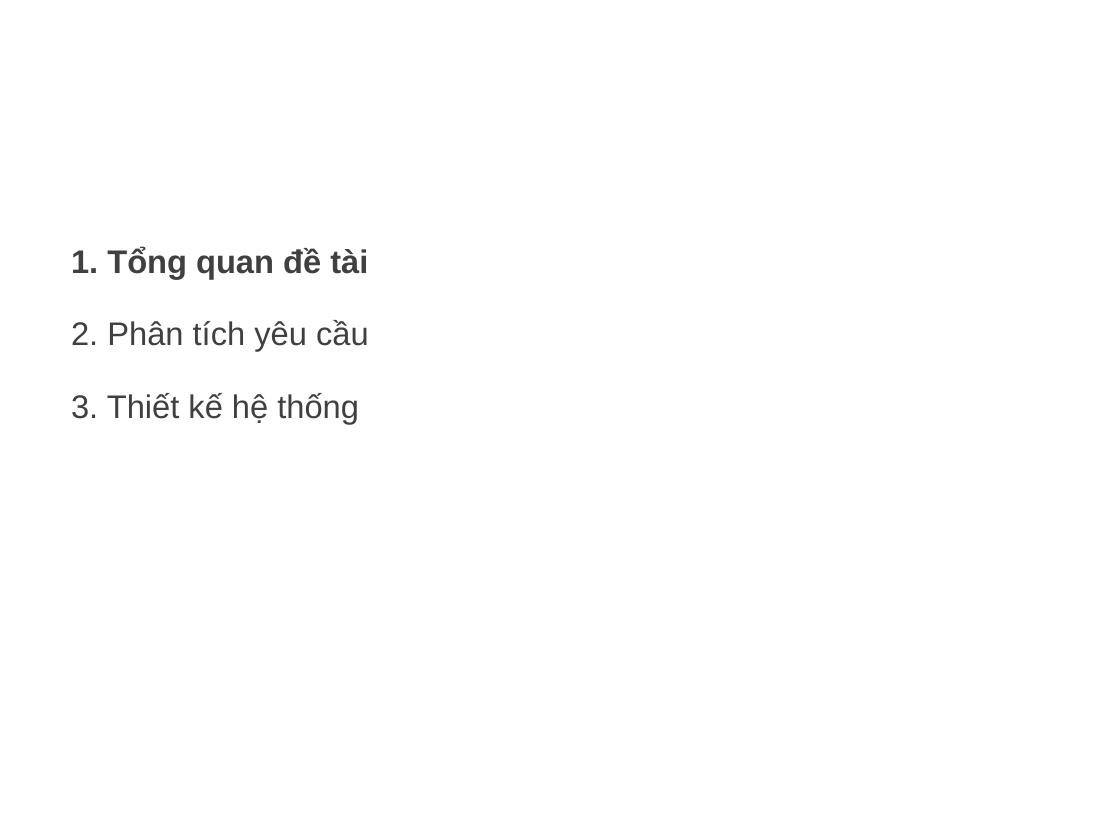
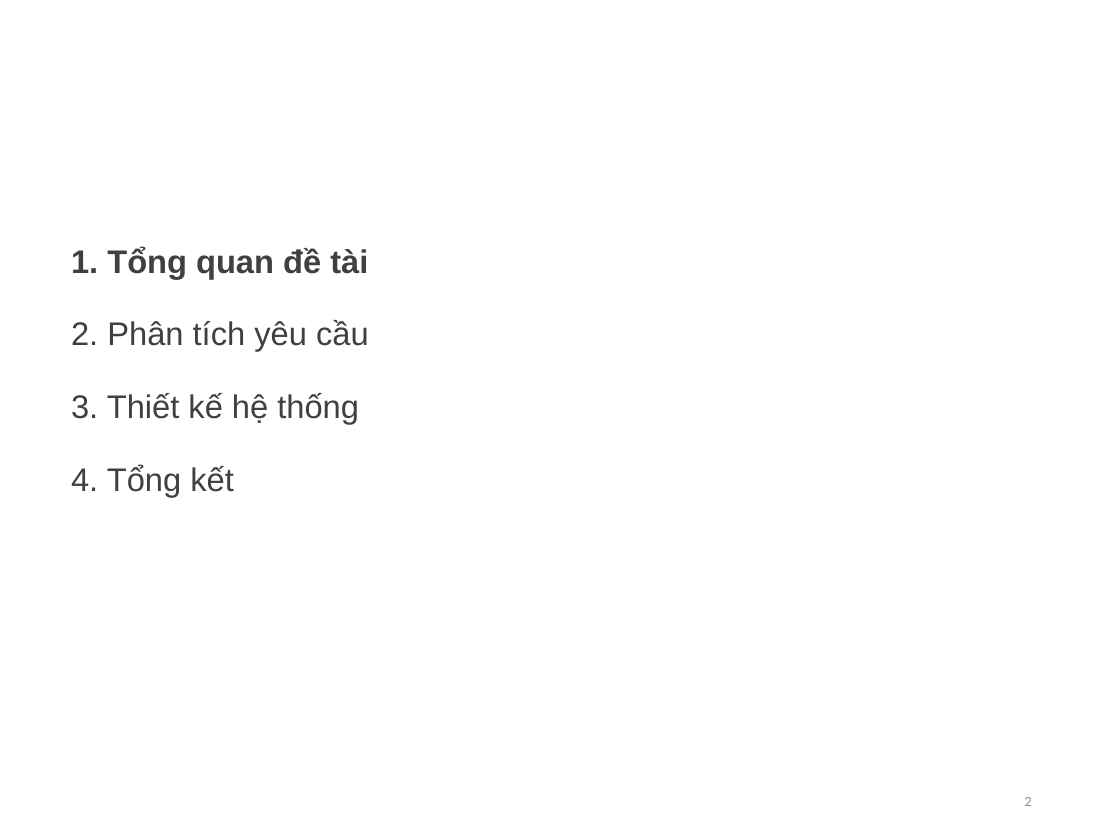
Before and after one commit to SpQuyt/GMDB_ISAD_20182, a slide deck: slide 2 of Slide - PTTKHT - Nhóm 12.pptx. Drawn at 1120x840 pixels with LibreOffice and Linux fonts; fonts in the diff are those of the drawing; background and template pictures are left out. Boxes give left, top, right and bottom in pixels: in the first picture for what was removed or moved away, otherwise in the second. Text is boxed around its words. In the diff, an @@ line names an element or a change of style, - is before the commit and + after.

Commit message:
Update slide

```diff
--- a/Slide - PTTKHT - Nhóm 12.pptx
+++ b/Slide - PTTKHT - Nhóm 12.pptx
@@ text at [71, 465, 234, 497]: paragraph added @@
+4. Tổng kết
@@ page number added at [1025, 797, 1032, 806], 9 pt, text #8C8C8C @@
+2
```
Also in this commit, not shown: 3 other slides changed, 25 slides added, 6 slides removed, 1 other file.
